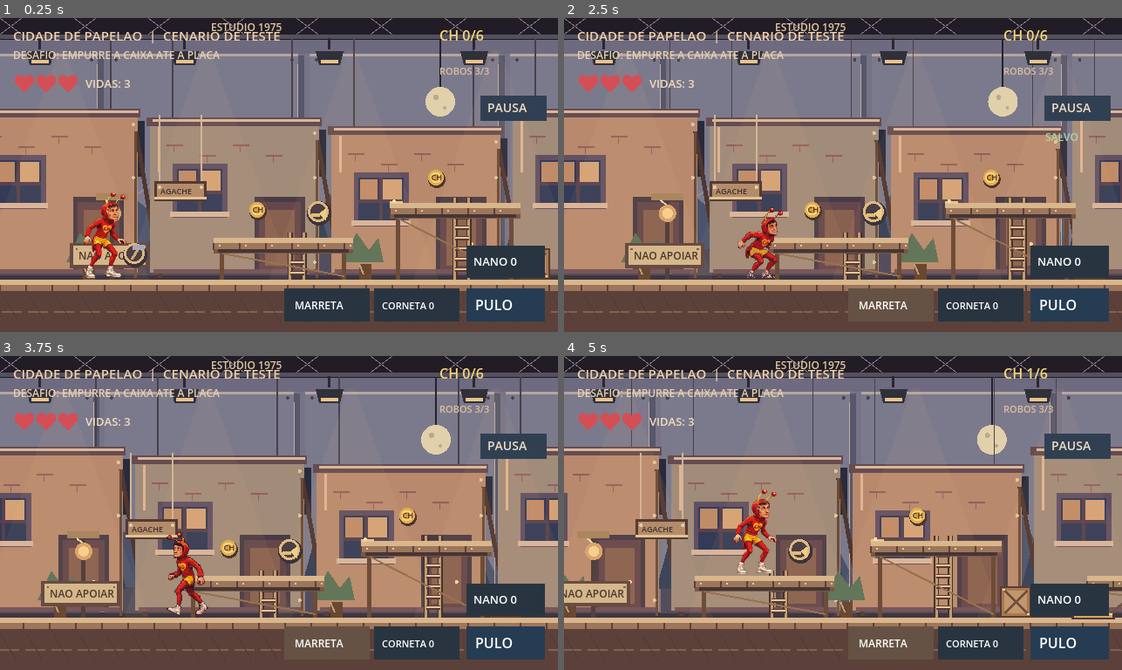
Above: before the commit, frames 1-4 (two rows, left to right).
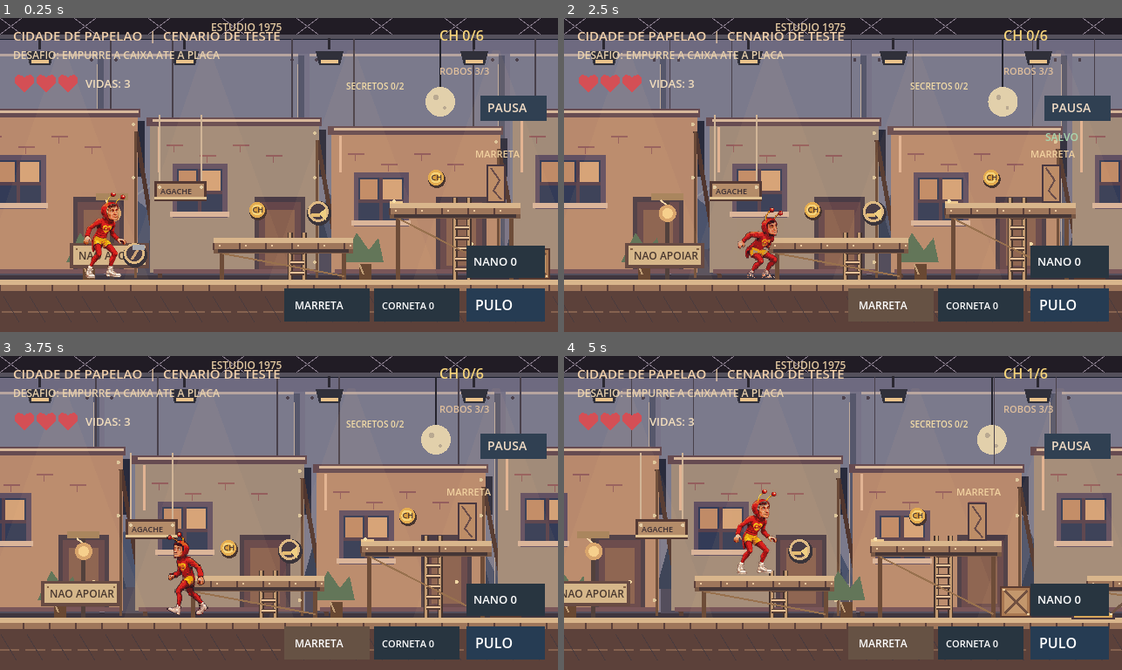
Above: after the commit, the same moments.

Repository: integro-app/chapolin-adventures
Game: Godot game, scene res://scenes/main.tscn
Two runs of this game, one before a commit and one after it. Both use one fixed random seed, a clock stepped at 60 frames per second and the inputs below.
Inputs (mouse positions are in pixels of both pictures, inside the frame that each line leads up to):
- Up to frame 1 (0.25 s): no input
- Up to frame 2 (2.5 s): tap Enter (ui_accept) at 0.5, 0.77 s; move the mouse to (965, 159) at 0.52 s; hold Right (ui_right) 0.53-1.25 s; tap E at 0.6, 2.1 s; click (965, 159) at 0.67 s; drag from (731, 190) to (815, 237) at 1.27 s; move the mouse to (898, 105) at 2.02 s; hold Right (ui_right) from 2.03 s (still down)
- Up to frame 3 (3.75 s): release Right (ui_right) at 2.75 s; drag from (251, 575) to (111, 465) at 2.77 s; move the mouse to (446, 560) at 3.52 s; hold Left (ui_left) from 3.53 s (still down); tap E at 3.6 s
- Up to frame 4 (5 s): tap Enter (ui_accept) at 3.77 s; release Left (ui_left) at 4.25 s; drag from (675, 465) to (759, 434) at 4.27 s

The runs differ from the first frame. In frame 1, 0.4% of the frame differs, in the area x 62-94%, y 20-59%; in frame 2, 0.4%; in frame 3, 0.4%; in frame 4, 0.4%.

Commit message:
Implementa paredes quebraveis pela marreta com medalhas secretas e salvamento

Diff:
--- a/scripts/main.gd
+++ b/scripts/main.gd
@@ -65,6 +65,8 @@
 const LEDGE_RELEASE_DELAY := 0.55
 const LEVER_REACH := 43.0
 const LEVER_HEIGHT_REACH := 58.0
+const SECRET_LIFE_LIMIT := 5
+const BREAK_EFFECT_SECONDS := 0.42
 
 var hero_pos := Vector2(120.0, 300.0)
 var vertical_speed := 0.0
@@ -121,6 +123,12 @@
 var lever_points: Array[Vector3] = []
 var lever_states: Array[bool] = []
 var lever_gate: Rect2 = Rect2()
+var fragile_walls: Array[Rect2] = []
+var fragile_broken: Array[bool] = []
+var secret_rewards: Array[Vector2] = []
+var secret_collected: Array[bool] = []
+var secret_count := 0
+var break_effects: Array[float] = []
 var medals: Array[Vector2] = []
 var medal_collected: Array[bool] = []
 var medal_count := 0
@@ -184,6 +192,13 @@
 	lever_gate = Stage.lever_gate()
 	for _lever in lever_points:
 		lever_states.append(false)
+	fragile_walls = Stage.fragile_walls()
+	secret_rewards = Stage.secret_rewards()
+	for _panel in fragile_walls:
+		fragile_broken.append(false)
+		break_effects.append(0.0)
+	for _reward in secret_rewards:
+		secret_collected.append(false)
 	medals = Stage.medals()
 	for _medal in medals:
 		medal_collected.append(false)
@@ -229,6 +244,8 @@
 		queue_redraw()
 		return
 	var previous_foot_y: float = hero_pos.y
+	for i in range(break_effects.size()):
+		break_effects[i] = maxf(0.0, break_effects[i] - delta)
 	_update_nano_timer(delta)
 	hammer_cooldown = maxf(0.0, hammer_cooldown - delta)
 	hammer_swing_time = maxf(0.0, hammer_swing_time - delta)
@@ -467,6 +484,9 @@
 				return false
 	if not _lever_gate_open() and bounds.intersects(lever_gate):
 		return false
+	for i in range(fragile_walls.size()):
+		if not fragile_broken[i] and bounds.intersects(fragile_walls[i]):
+			return false
 	return true
 
 func _try_grab_ledge() -> bool:
@@ -764,6 +784,9 @@
 				return false
 	if not _lever_gate_open() and next_block.intersects(lever_gate):
 		return false
+	for i in range(fragile_walls.size()):
+		if not fragile_broken[i] and next_block.intersects(fragile_walls[i]):
+			return false
 	crates[crate_index] = next_block
 	_mark_save_dirty()
 	if _is_plate_pressed():
@@ -797,6 +820,18 @@
 			next_x = beam.position.x - half_width
 		elif distance < 0.0 and hero_pos.x - half_width >= beam.end.x and next_x - half_width < beam.end.x:
 			next_x = beam.end.x + half_width
+
+	# Paineis frageis continuam solidos ate um golpe de marreta.
+	for i in range(fragile_walls.size()):
+		if fragile_broken[i]:
+			continue
+		var wall: Rect2 = fragile_walls[i]
+		if head_y >= wall.end.y or hero_pos.y <= wall.position.y:
+			continue
+		if distance > 0.0 and hero_pos.x + half_width <= wall.position.x and next_x + half_width > wall.position.x:
+			next_x = wall.position.x - half_width
+		elif distance < 0.0 and hero_pos.x - half_width >= wall.end.x and next_x - half_width < wall.end.x:
+			next_x = wall.end.x + half_width
 
 	# As grades dos dois desafios tem condicoes independentes.
 	if not _lever_gate_open() and head_y < lever_gate.end.y and hero_pos.y > lever_gate.position.y:
@@ -1000,6 +1035,18 @@
 			enemy_active[i] = false
 			enemy_stun[i] = 0.0
 			_mark_save_dirty()
+	# A mesma Marreta tambem destroi paineis de papelao a frente.
+	for i in range(fragile_walls.size()):
+		if fragile_broken[i]:
+			continue
+		var wall: Rect2 = fragile_walls[i]
+		var near_edge: float = wall.position.x if facing > 0 else wall.end.x
+		var forward: float = float(facing) * (near_edge - hero_pos.x)
+		var vertical_overlap: bool = hero_pos.y - _hero_collision_height() <= wall.end.y and hero_pos.y >= wall.position.y - 12.0
+		if forward >= -5.0 and forward <= HAMMER_REACH and vertical_overlap:
+			fragile_broken[i] = true
+			break_effects[i] = BREAK_EFFECT_SECONDS
+			_mark_save_dirty()
 	queue_redraw()
 
 func _use_horn() -> void:
@@ -1042,6 +1089,24 @@
 		elif kind == 3:
 			horn_unlocked = true
 			horn_charges = HORN_MAX_CHARGES
+
+func _collect_secret_rewards() -> void:
+	for i in range(secret_rewards.size()):
+		# Nao entrega o premio sem ter quebrado o painel correspondente.
+		if i >= fragile_broken.size() or not fragile_broken[i] or secret_collected[i]:
+			continue
+		var reward: Vector2 = secret_rewards[i]
+		if absf(hero_pos.x - reward.x) > 19.0:
+			continue
+		if reward.y < hero_pos.y - _hero_collision_height() - 10.0 or reward.y > hero_pos.y + 10.0:
+			continue
+		secret_collected[i] = true
+		secret_count += 1
+		if i == 0:
+			health = mini(MAX_HEALTH, health + 1)
+		else:
+			lives = mini(SECRET_LIFE_LIMIT, lives + 1)
+		_mark_save_dirty()
 
 func _mark_save_dirty() -> void:
 	if not save_dirty:
@@ -1072,6 +1137,8 @@
 		"nano_pickups": _pack_flags(nano_pickup_collected),
 		"enemy_active": _pack_flags(enemy_active),
 		"lever_states": _pack_flags(lever_states),
+		"fragile_broken": _pack_flags(fragile_broken),
+		"secret_collected": _pack_flags(secret_collected),
 		"health": health,
 		"lives": lives,
 		"hammer_unlocked": hammer_unlocked,
@@ -1142,10 +1209,13 @@
 	_load_flags(data, "nano_pickups", nano_pickup_collected)
 	_load_flags(data, "enemy_active", enemy_active)
 	_load_flags(data, "lever_states", lever_states)
+	_load_flags(data, "fragile_broken", fragile_broken)
+	_load_flags(data, "secret_collected", secret_collected)
+	secret_count = secret_collected.count(true)
 
 	medal_count = medal_collected.count(true)
 	health = clampi(int(data.get("health", MAX_HEALTH)), 1, MAX_HEALTH)
-	lives = clampi(int(data.get("lives", MAX_LIVES)), 0, MAX_LIVES)
+	lives = clampi(int(data.get("lives", MAX_LIVES)), 0, SECRET_LIFE_LIMIT)
 	hammer_unlocked = bool(data.get("hammer_unlocked", false))
 	horn_unlocked = bool(data.get("horn_unlocked", false))
 	horn_charges = clampi(int(data.get("horn_charges", 0)), 0, HORN_MAX_CHARGES)
@@ -1168,6 +1238,7 @@
 func _update_level_progress() -> void:
 	_collect_combat_pickups()
 	_collect_nano_pickups()
+	_collect_secret_rewards()
 	# As medalhas sao opcionais, coletadas ao tocar no corpo do heroi.
 	# O progresso permanece quando ele cai e retorna ao checkpoint.
 	for i in range(medals.size()):
@@ -1219,6 +1290,12 @@
 	for i in range(pickup_collected.size()):
 		pickup_collected[i] = false
 	puzzle_gate_open = false
+	secret_count = 0
+	for i in range(fragile_broken.size()):
+		fragile_broken[i] = false
+		break_effects[i] = 0.0
+	for i in range(secret_collected.size()):
+		secret_collected[i] = false
 	for i in range(lever_states.size()):
 		lever_states[i] = false
 	crates = Stage.crates()
@@ -1310,6 +1387,11 @@
 	_draw_lever_gate()
 	for lever_index in range(lever_points.size()):
 		_draw_lever(lever_index)
+	for i in range(fragile_walls.size()):
+		if not fragile_broken[i]:
+			_draw_fragile_wall(fragile_walls[i])
+		elif break_effects[i] > 0.0:
+			_draw_paper_debris(fragile_walls[i], break_effects[i])
 	for block in crates:
 		_draw_crate(block)
 	for beam in low_beams:
@@ -1323,6 +1405,9 @@
 	for i in range(medals.size()):
 		if not medal_collected[i]:
 			_draw_medal(medals[i])
+	for i in range(secret_rewards.size()):
+		if i < fragile_broken.size() and fragile_broken[i] and not secret_collected[i]:
+			_draw_secret_medal(secret_rewards[i])
 	for i in range(combat_pickups.size()):
 		if not pickup_collected[i]:
 			_draw_combat_pickup(combat_pickups[i])
@@ -1563,6 +1648,30 @@
 	draw_rect(Rect2(pos.x - 3.0, pos.y - 6.0, 6.0, 9.0), Color("#8ac3a0"))
 	draw_line(pos + Vector2(-3.0, -2.0), pos + Vector2(3.0, -2.0), Color("#d7f2cc"), 2.0)
 
+func _draw_fragile_wall(wall: Rect2) -> void:
+	# Painel rachado, identificavel sem icones ou controles adicionais.
+	draw_rect(wall, Color("#493840"))
+	draw_rect(Rect2(wall.position + Vector2(2.0, 2.0), wall.size - Vector2(4.0, 4.0)), Color("#bd8d67"))
+	draw_line(wall.position + Vector2(5.0, 4.0), wall.position + Vector2(15.0, 18.0), Color("#694d4a"), 2.0)
+	draw_line(wall.position + Vector2(15.0, 18.0), wall.position + Vector2(8.0, 30.0), Color("#694d4a"), 2.0)
+	draw_line(wall.position + Vector2(8.0, 30.0), wall.position + Vector2(17.0, 40.0), Color("#694d4a"), 2.0)
+	draw_string(ThemeDB.fallback_font, wall.position + Vector2(-13.0, -8.0), "MARRETA", HORIZONTAL_ALIGNMENT_LEFT, -1, 11, Color("#f0d09e"))
+
+func _draw_paper_debris(wall: Rect2, time_left: float) -> void:
+	var progress: float = 1.0 - time_left / BREAK_EFFECT_SECONDS
+	var center: Vector2 = wall.get_center()
+	for i in range(6):
+		var angle: float = float(i) * TAU / 6.0
+		var direction := Vector2(cos(angle), sin(angle))
+		var piece: Vector2 = center + direction * (5.0 + 29.0 * progress)
+		draw_rect(Rect2(piece.x - 3.0, piece.y - 2.0, 6.0, 4.0), Color("#cfaa83"))
+
+func _draw_secret_medal(pos: Vector2) -> void:
+	draw_circle(pos, 11.0, Color("#f6daa0"))
+	draw_circle(pos, 8.0, Color("#9b687e"))
+	draw_circle(pos, 5.0, Color("#f3de9e"))
+	draw_string(ThemeDB.fallback_font, pos + Vector2(-4.0, 4.0), "S", HORIZONTAL_ALIGNMENT_LEFT, -1, 11, Color("#503746"))
+
 func _draw_combat_pickup(pickup: Vector3) -> void:
 	var pos := Vector2(pickup.x, pickup.y)
 	var kind: int = int(pickup.z)
@@ -1672,6 +1781,7 @@
 	draw_string(ThemeDB.fallback_font, Vector2(224.0, 187.0), score_label, HORIZONTAL_ALIGNMENT_LEFT, -1, 17, Color("#f0e6ce"))
 	var defeated_count: int = enemy_active.count(false)
 	draw_string(ThemeDB.fallback_font, Vector2(211.0, 211.0), "INIMIGOS: %d / %d" % [defeated_count, enemy_active.size()], HORIZONTAL_ALIGNMENT_LEFT, -1, 15, Color("#f0e6ce"))
+	draw_string(ThemeDB.fallback_font, Vector2(231.0, 256.0), "SEGREDOS: %d / %d" % [secret_count, secret_rewards.size()], HORIZONTAL_ALIGNMENT_LEFT, -1, 13, Color("#f5dbab"))
 	draw_string(ThemeDB.fallback_font, Vector2(199.0, 235.0), "PRIMEIRO EPISODIO COMPLETO", HORIZONTAL_ALIGNMENT_LEFT, -1, 14, Color("#e9c8a0"))
 	# A tela cobre o HUD, entao o reinicio precisa ficar visivel.
 	# A area coincide com o botao PULO, que continua acionando o reinicio.
@@ -1803,6 +1913,7 @@
 	draw_string(ThemeDB.fallback_font, Vector2(122.0, 179.0), "CORNETA: %d CARGAS" % horn_charges, HORIZONTAL_ALIGNMENT_LEFT, -1, 14, Color.WHITE)
 	draw_string(ThemeDB.fallback_font, Vector2(122.0, 208.0), "NANICOLINA: %d USOS" % nano_charges, HORIZONTAL_ALIGNMENT_LEFT, -1, 14, Color.WHITE)
 	draw_string(ThemeDB.fallback_font, Vector2(340.0, 148.0), "MEDALHAS: %d/%d" % [medal_count, medals.size()], HORIZONTAL_ALIGNMENT_LEFT, -1, 13, Color("#ead59d"))
+	draw_string(ThemeDB.fallback_font, Vector2(340.0, 236.0), "SEGREDOS: %d/%d" % [secret_count, secret_rewards.size()], HORIZONTAL_ALIGNMENT_LEFT, -1, 12, Color("#f3d59d"))
 	draw_string(ThemeDB.fallback_font, Vector2(340.0, 179.0), "VIDAS: %d" % lives, HORIZONTAL_ALIGNMENT_LEFT, -1, 13, Color("#f3e1ce"))
 	draw_string(ThemeDB.fallback_font, Vector2(340.0, 208.0), "CHECKPOINT: " + ("SIM" if checkpoint_active else "NAO"), HORIZONTAL_ALIGNMENT_LEFT, -1, 12, Color("#c7dfcb"))
 	draw_rect(Rect2(140.0, 251.0, 166.0, 43.0), Color("#466856"))
@@ -1938,6 +2049,7 @@
 	if checkpoint_active:
 		draw_string(ThemeDB.fallback_font, Vector2(504.0, 47.0), "CHECKPOINT", HORIZONTAL_ALIGNMENT_LEFT, -1, 11, Color("#9ddea8"))
 	draw_string(ThemeDB.fallback_font, Vector2(504.0, 65.0), "ROBOS %d/%d" % [enemy_active.size() - enemy_active.count(false), enemy_active.size()], HORIZONTAL_ALIGNMENT_LEFT, -1, 11, Color("#e0bf9c"))
+	draw_string(ThemeDB.fallback_font, Vector2(397.0, 82.0), "SECRETOS %d/%d" % [secret_count, secret_rewards.size()], HORIZONTAL_ALIGNMENT_LEFT, -1, 10, Color("#f3dca7"))
 	_draw_health_hud()
 	if ledge_hanging:
 		draw_string(ThemeDB.fallback_font, Vector2(181.0, 79.0), "BORDA: CIMA SOBE | BAIXO SOLTA", HORIZONTAL_ALIGNMENT_LEFT, -1, 12, Color("#f5d7a0"))
